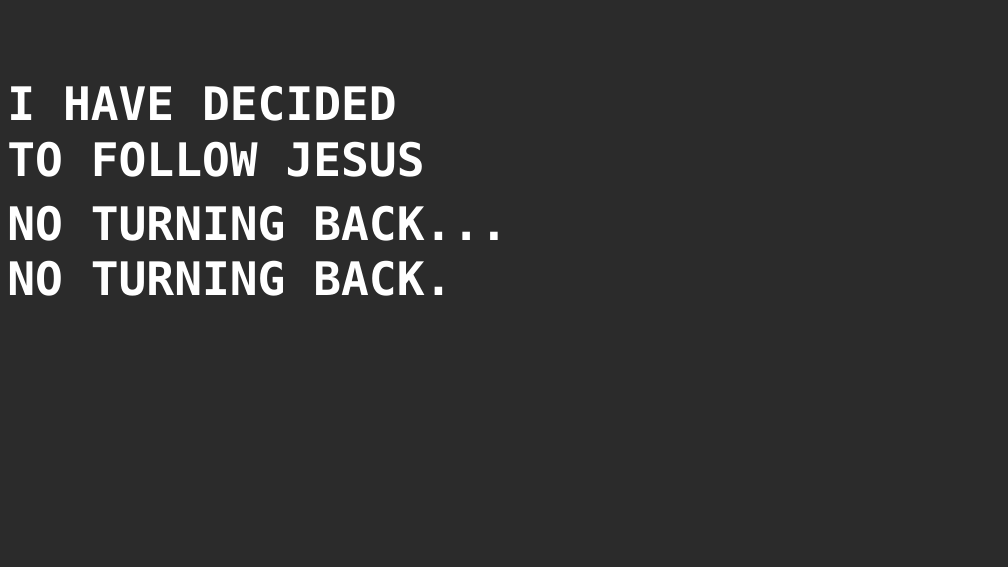
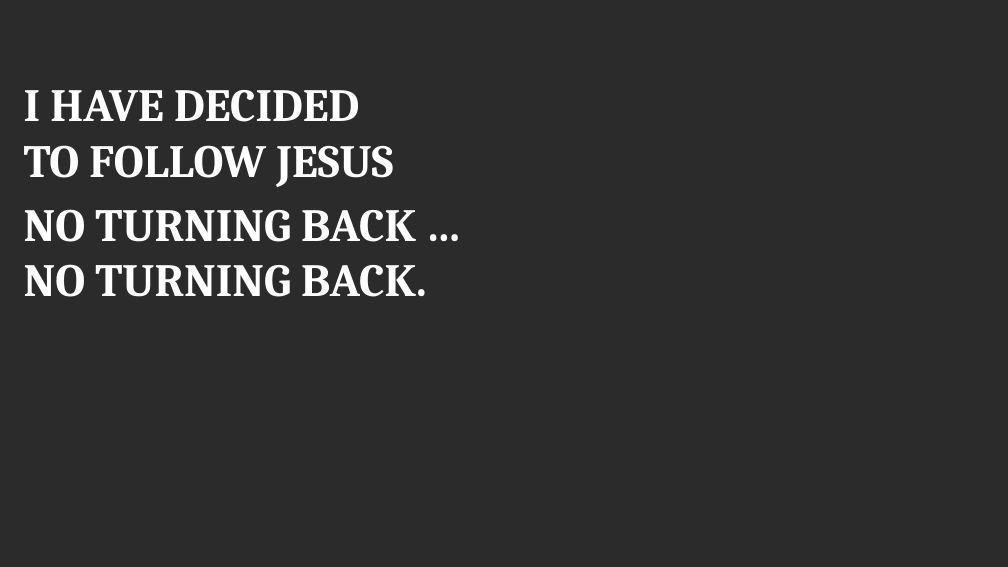
Before and after one commit to PhanNgocTrieu/Vision_Worship_Team, a slide deck: slide 3 of _offering_song_slide/_slide/_I_have_decided_to_follow_Jesus.pptx. Drawn at 1008x567 pixels with LibreOffice and Linux fonts; fonts in the diff are those of the drawing; background and template pictures are left out; a plain dark background stands for a picture behind light text. Boxes give left, top, right and bottom in pixels: in the first picture for what was removed or moved away, otherwise in the second. Text is boxed around its words. In the diff, an @@ line names an element or a change of style, - is before the commit and + after.

```diff
--- a/_offering_song_slide/_slide/_I_have_decided_to_follow_Jesus.pptx
+++ b/_offering_song_slide/_slide/_I_have_decided_to_follow_Jesus.pptx
@@ text "I HAVE DECIDED": place and size @@
-text "I HAVE DECIDED" at [7,85,425,177]
+text "I HAVE DECIDED" at [24,90,393,187]
@@ text "I HAVE DECIDED" at [24,90,393,187]: font DejaVu Sans Mono to Cambria @@
@@ text "NO TURNING BACK …": place and size @@
-text "NO TURNING BACK …" at [7,205,508,296]
+text "NO TURNING BACK …" at [24,209,426,297]
@@ text at [24,209,416,242]: text changed; font DejaVu Sans Mono to Cambria @@
-NO TURNING BACK...
+NO TURNING BACK …
@@ text at [24,264,426,297]: font DejaVu Sans Mono to Cambria in "NO TURNING BACK." @@
```
Also in this commit, not shown: 6 other slides changed, 1 slide added, 1 slide removed, 1 other file.
